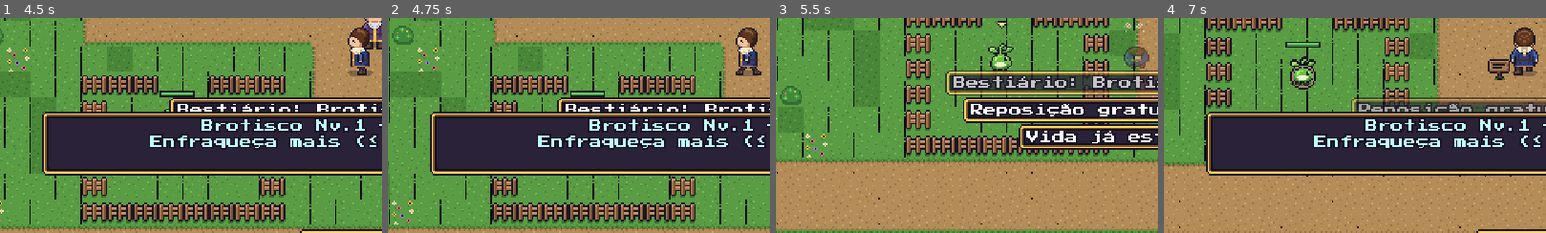
Above: before the commit, frames 1-4 (left to right).
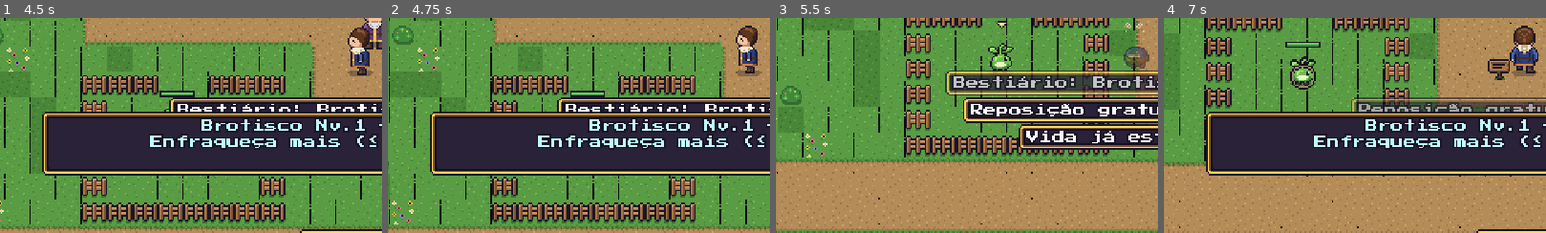
Above: after the commit, the same moments.

Repository: jaapa07/Claude
Game: Godot game, scene res://scenes/main.tscn
The game is run twice, just before and just after one commit, with the same random seed, the same clock (stepped at 60 frames per second) and the same inputs.
Inputs (mouse positions are % of the whole screen's width and height, from its top left):
- Up to frame 1 (4.5 s): tap Enter (ui_accept) at 0.5, 0.77, 1.52, 2.75, 3.02, 3.77 s; move the mouse to (72, 45) at 0.52 s; hold D (move_right) 0.53-1.28 s; tap F (capture) at 0.6, 2.3, 4.35 s; click (72, 45) at 0.67 s; tap Space (dodge) at 0.8, 1.35, 3.05 s; move the mouse to (30, 55) at 1.27 s; hold S (move_down) 1.28-2.03 s; tap K (guard) at 1.55 s; move the mouse to (60, 28) at 2.02 s; hold D (move_right) 2.03-2.78 s; hold K (guard) 2.03-2.78 s; move the mouse to (45, 70) at 2.77 s; hold W (move_up) 2.78-3.53 s; tap J (attack) at 2.85 s; click (45, 70) at 2.92 s; move the mouse to (80, 65) at 3.52 s; hold K (guard) 3.53-4.28 s; hold A (move_left) from 3.53 s (still down); tap C (behavior) at 3.6 s; move the mouse to (20, 35) at 4.27 s
- Up to frame 2 (4.75 s): keep holding A (move_left); tap Enter (ui_accept) at 4.52 s
- Up to frame 3 (5.5 s): move the mouse to (55, 50) at 5.02 s; release A (move_left) at 5.03 s; hold S (move_down) from 5.03 s (still down); tap R (consumable) at 5.1 s; click (55, 50) at 5.17 s; tap Space (dodge) at 5.3 s
- Up to frame 4 (7 s): move the mouse to (35, 25) at 5.77 s; release S (move_down) at 5.78 s; hold D (move_right) 5.78-6.53 s; tap Space (dodge) at 5.85 s; tap Enter (ui_accept) at 6.02, 6.77 s; tap K (guard) at 6.05 s; move the mouse to (72, 45) at 6.52 s; hold W (move_up) from 6.53 s (still down); tap 1 (eco1) at 6.6 s; tap F (capture) at 6.8 s
The pictures show only the part of the screen within x 3-53%, y 38-88%; the shares and areas given below are measured in that part.

Frame 1 is identical in both runs. In frame 2, 0.7% of the frame differs, in the area x 91-98%, y 3-27%; in frame 3, 0.3%; in frame 4, 0.7%, in the area x 90-98%, y 3-27%.

Commit message:
Especificação consolidada, matriz de desbloqueios, contrato da Região 2 e animação do herói (passo de 6 quadros, piscada, rolamento)
Co-Authored-By: Claude Opus 5.5 <noreply@anthropic.com>
Claude-Session: https://claude.ai/code/session_01SZRMGMxGYvxw7C5NivNDxm

Diff:
--- a/ecos_da_ruina/scripts/art.gd
+++ b/ecos_da_ruina/scripts/art.gd
@@ -41,7 +41,7 @@
 	return sf
 
 ## Herói 24x32: linhas baixo/esquerda/direita/cima; 15 colunas
-## idle0 idle1 walk0-3 atk0-2 guard roll0 roll1 hurt capture dead
+## idle0-3 | walk0-5 | atk0-2 | guard | roll0-3 | hurt | capture | dead (21 colunas)
 static func human_frames(sprite: String) -> SpriteFrames:
 	var key := "hf:%s" % sprite
 	if _cache.has(key):
@@ -59,16 +59,16 @@
 			sf.set_animation_loop(name, loop)
 			for c in cols:
 				sf.add_frame(name, atlas(t, c * 24, di * 32, 24, 32))
-		add.call("idle", [0, 0, 0, 1], 3.0, true)
-		add.call("walk", [2, 3, 4, 5], 9.0, true)
-		add.call("atk0", [6], 1.0, false)
-		add.call("atk1", [7], 1.0, false)
-		add.call("atk2", [8], 1.0, false)
-		add.call("guard", [9], 1.0, true)
-		add.call("dodge", [10, 11], 12.0, true)
-		add.call("hurt", [12], 1.0, false)
-		add.call("capture", [13], 1.0, true)
-		add.call("dead", [14], 1.0, false)
+		add.call("idle", [0, 0, 0, 1, 1, 0, 0, 3], 4.0, true)
+		add.call("walk", [4, 5, 6, 7, 8, 9], 11.0, true)
+		add.call("atk0", [10], 1.0, false)
+		add.call("atk1", [11], 1.0, false)
+		add.call("atk2", [12], 1.0, false)
+		add.call("guard", [13], 1.0, true)
+		add.call("dodge", [14, 15, 16, 17], 13.0, false)
+		add.call("hurt", [18], 1.0, false)
+		add.call("capture", [19], 1.0, true)
+		add.call("dead", [20], 1.0, false)
 	_cache[key] = sf
 	return sf
 
@@ -107,6 +107,22 @@
 	_cache[key] = sf
 	return sf
 
+## Efeito a partir de uma coluna inicial da folha (ex.: vapor em minas_props.png)
+static func fx_frames_at(sheet: String, fw: int, fh: int, start: int, n: int, fps: float, loop := false) -> SpriteFrames:
+	var key := "fxa:%s:%d:%d" % [sheet, start, n]
+	if _cache.has(key):
+		return _cache[key]
+	var t := sprite_tex(sheet)
+	var sf := SpriteFrames.new()
+	sf.remove_animation("default")
+	sf.add_animation("a")
+	sf.set_animation_speed("a", fps)
+	sf.set_animation_loop("a", loop)
+	for i in n:
+		sf.add_frame("a", atlas(t, (start + i) * fw, 0, fw, fh))
+	_cache[key] = sf
+	return sf
+
 static func shadow(scale := 1.0) -> Sprite2D:
 	var sh := Sprite2D.new()
 	sh.texture = sprite_tex("shadow_raw")
Binary file changed: ecos_da_ruina/assets/sprites/hero.png
Not shown, changed: ecos_da_ruina/assets/src/10_heroi.pxl
Not shown, added: ecos_da_ruina/docs/ESPECIFICACAO_CONSOLIDADA.md
Not shown, added: ecos_da_ruina/docs/MATRIZ_DESBLOQUEIOS.md
Not shown, added: ecos_da_ruina/docs/REGIAO2_CONTRATO.md
